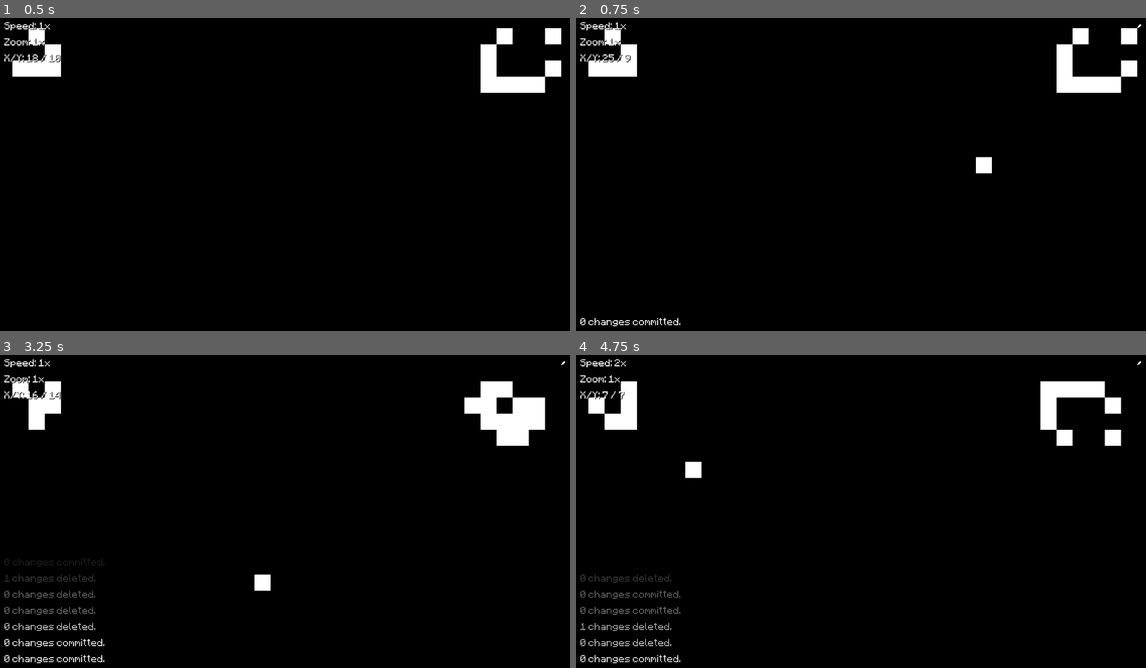
Above: before the commit, frames 1-4 (two rows, left to right).
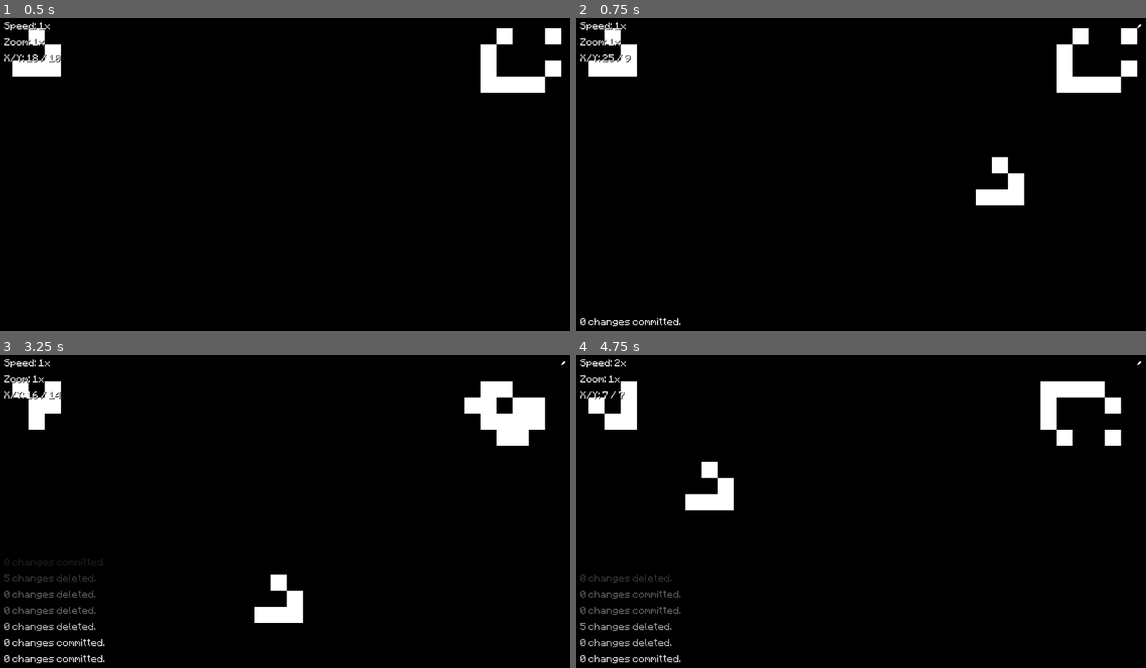
Above: after the commit, the same moments.

Repository: javier-adrian/GOL-GDS
Game: Godot game, scene res://main.tscn
Two runs of this game, one before a commit and one after it. Both use one fixed random seed, a clock stepped at 60 frames per second and the inputs below.
Inputs (mouse positions are in pixels of both pictures, inside the frame that each line leads up to):
- Up to frame 1 (0.5 s): no input
- Up to frame 2 (0.75 s): tap Enter (commit) at 0.5 s; move the mouse to (992, 158) at 0.52 s; click (992, 158) at 0.6 s
- Up to frame 3 (3.25 s): tap Space (play) at 0.8, 1.25, 1.35, 2.3 s; move the mouse to (171, 527) at 1.27 s; click (171, 527) at 1.55 s; move the mouse to (347, 439) at 2.02 s; click (347, 439) at 2.1 s; tap Enter (commit) at 2.75, 2.85 s; move the mouse to (256, 577) at 2.77 s; click (256, 577) at 3.05 s
- Up to frame 4 (4.75 s): tap Space (play) at 3.5, 3.8 s; move the mouse to (1037, 561) at 3.52 s; tap = (faster) at 3.6 s; tap Enter (commit) at 4.25 s; move the mouse to (690, 464) at 4.27 s; tap . (next) at 4.35 s; click (690, 464) at 4.55 s

Frame 1 is identical in both runs. In frame 2, 0.9% of the frame differs, in the area x 70-79%, y 44-60%; in frame 3, 0.9%; in frame 4, 0.9%, in the area x 0-28%, y 34-88%.

Commit message:
prototype blueprint placement

Diff:
--- a/World.gd
+++ b/World.gd
@@ -10,6 +10,8 @@
 
 var main_layer := 0
 var edit_layer := 1
+
+var glider := get_pattern(main_layer, [Vector2i(2,1), Vector2i(3,2), Vector2i(3,3), Vector2i(2,3), Vector2i(1,3)])
 
 
 func uncommitted():
--- a/main.gd
+++ b/main.gd
@@ -43,7 +43,8 @@
 
 	if not playing:
 		if Input.is_action_just_released("add"):
-			world.set_cell(1, target, 0, Vector2i(0, 0))
+			# world.set_cell(1, target, 0, Vector2i(0, 0))
+			world.set_pattern(1, target, world.glider)
 		if Input.is_action_just_released("remove"):
 			world.set_cell(1, target)
 		if Input.is_action_just_released("commit"):
--- a/main.tscn
+++ b/main.tscn
@@ -1,9 +1,15 @@
-[gd_scene load_steps=7 format=3 uid="uid://dinah6bshumd"]
+[gd_scene load_steps=9 format=3 uid="uid://dinah6bshumd"]
 
 [ext_resource type="Texture2D" uid="uid://bj7rx8wt11eii" path="res://assets/golrev1.png" id="1_7aer6"]
 [ext_resource type="Script" path="res://main.gd" id="1_tlran"]
 [ext_resource type="Script" path="res://World.gd" id="2_i4kns"]
 [ext_resource type="PackedScene" uid="uid://g40drh68edha" path="res://viewer.tscn" id="4_jgna4"]
+
+[sub_resource type="TileMapPattern" id="TileMapPattern_hmogo"]
+tile_data = PackedInt32Array(131072, 0, 0, 1, 0, 0, 131073, 0, 0, 65538, 0, 0, 131074, 0, 0)
+
+[sub_resource type="TileMapPattern" id="TileMapPattern_svyh7"]
+tile_data = PackedInt32Array(65536, 0, 0, 131072, 0, 0, 196608, 0, 0, 1, 0, 0, 196609, 0, 0, 196610, 0, 0, 196611, 0, 0, 4, 0, 0, 131076, 0, 0)
 
 [sub_resource type="TileSetAtlasSource" id="TileSetAtlasSource_vxwuu"]
 texture = ExtResource("1_7aer6")
@@ -14,6 +20,8 @@
 [sub_resource type="TileSet" id="TileSet_pxj78"]
 tile_size = Vector2i(32, 32)
 sources/0 = SubResource("TileSetAtlasSource_vxwuu")
+pattern_0 = SubResource("TileMapPattern_hmogo")
+pattern_1 = SubResource("TileMapPattern_svyh7")
 
 [node name="Main" type="Node2D"]
 script = ExtResource("1_tlran")
@@ -22,7 +30,7 @@
 tile_set = SubResource("TileSet_pxj78")
 format = 2
 layer_0/name = "main"
-layer_0/tile_data = PackedInt32Array(196609, 0, 0, 196610, 0, 0, 196611, 0, 0, 131075, 0, 0, 65538, 0, 0, 65570, 0, 0, 196642, 0, 0, 262177, 0, 0, 262176, 0, 0, 262175, 0, 0, 262174, 0, 0, 131102, 0, 0, 196638, 0, 0, 65567, 0, 0)
+layer_0/tile_data = PackedInt32Array(196609, 0, 0, 65538, 0, 0, 196610, 0, 0, 131075, 0, 0, 196611, 0, 0, 131102, 0, 0, 196638, 0, 0, 262174, 0, 0, 65567, 0, 0, 262175, 0, 0, 262176, 0, 0, 262177, 0, 0, 65570, 0, 0, 196642, 0, 0)
 layer_1/name = "edit"
 layer_1/tile_data = PackedInt32Array()
 script = ExtResource("2_i4kns")
